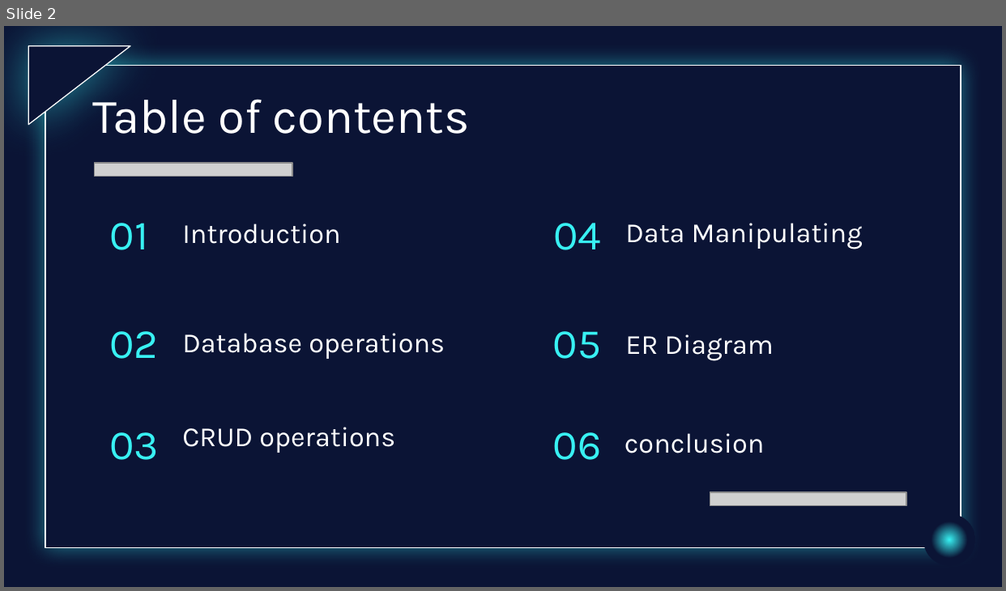
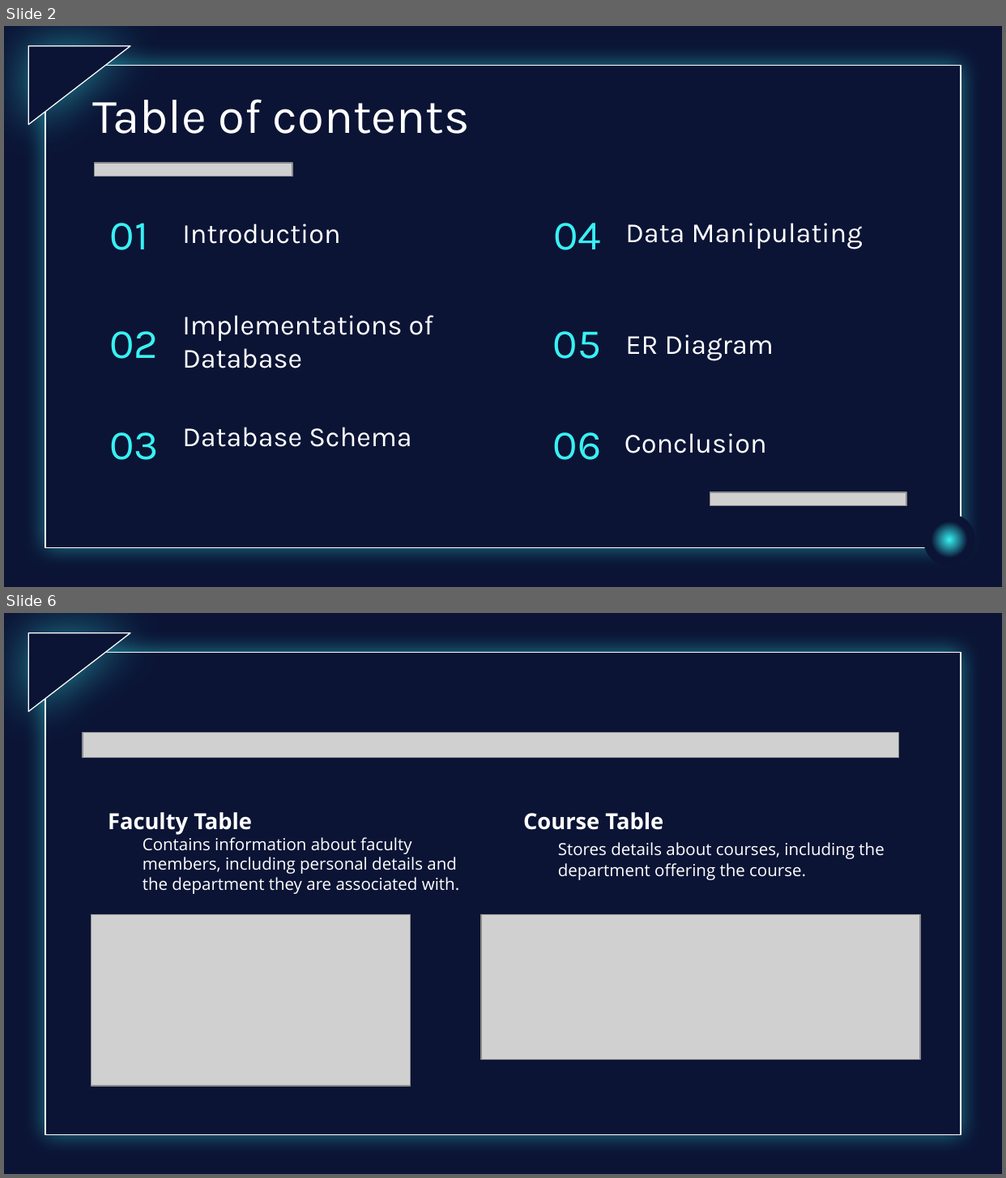
Before and after one commit to UbaidBinWaris/BSCS, a slide deck: BSCS 4B/DB lab/Project/DBMS lab presentation.pptx. Shown one above the other, each under a label of ours: slide 2 before the commit, slides 2 and 6 after it; the slides between them are not shown. The pictures are 1006x591 and 1006x1178 pixels, drawn with LibreOffice and Linux fonts; fonts in the diff are those of the drawing; grey boxes stand for pictures; background and template pictures are left out. Boxes give left, top, right and bottom in pixels: in the first picture for what was removed or moved away, otherwise in the second. Text is boxed around its words. In the diff, an @@ line names an element or a change of style, - is before the commit and + after.

```diff
--- a/BSCS 4B/DB lab/Project/DBMS lab presentation.pptx
+++ b/BSCS 4B/DB lab/Project/DBMS lab presentation.pptx
@@ slide 6 added at [4, 613, 1002, 1174], background picture (left out); not listed: 2 template elements that a slide beside it also shows @@
@@ picture added at [83, 733, 899, 758] @@
@@ text added at [108, 812, 459, 894], 12 pt, text #FFFFFF @@
+Faculty Table
+Contains information about faculty members, including personal details and the department they are associated with.
@@ text added at [523, 812, 884, 880], 12 pt, text #FFFFFF @@
+Course Table
+Stores details about courses, including the department offering the course.
@@ picture added at [91, 914, 410, 1086] @@
@@ picture added at [481, 914, 920, 1060] @@
@@ slide 2 changed as well @@
@@ subtitle at [182, 315, 433, 369]: text changed @@
-Database operations
+Implementations of Database
@@ subtitle at [182, 427, 411, 447]: text changed @@
-CRUD operations
+Database Schema
@@ subtitle at [624, 433, 767, 454]: text changed @@
-conclusion
+Conclusion
```
Also in this commit, not shown: 3 other slides changed, 11 other slides added, 12 slides removed, 3 other files.
